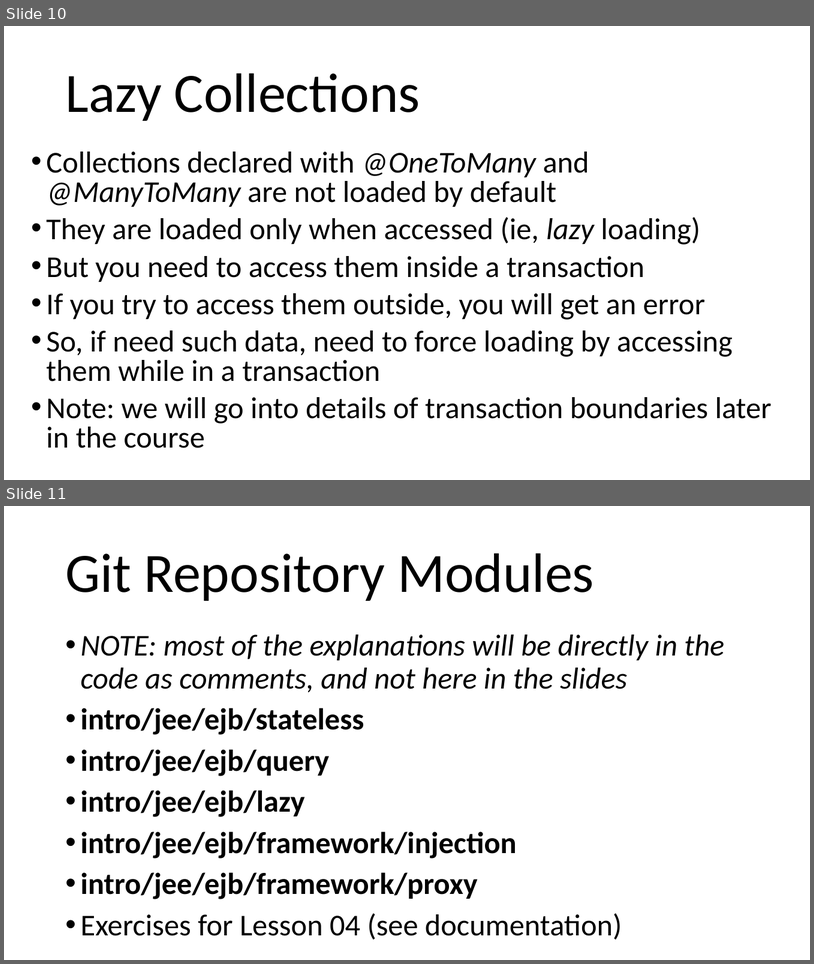
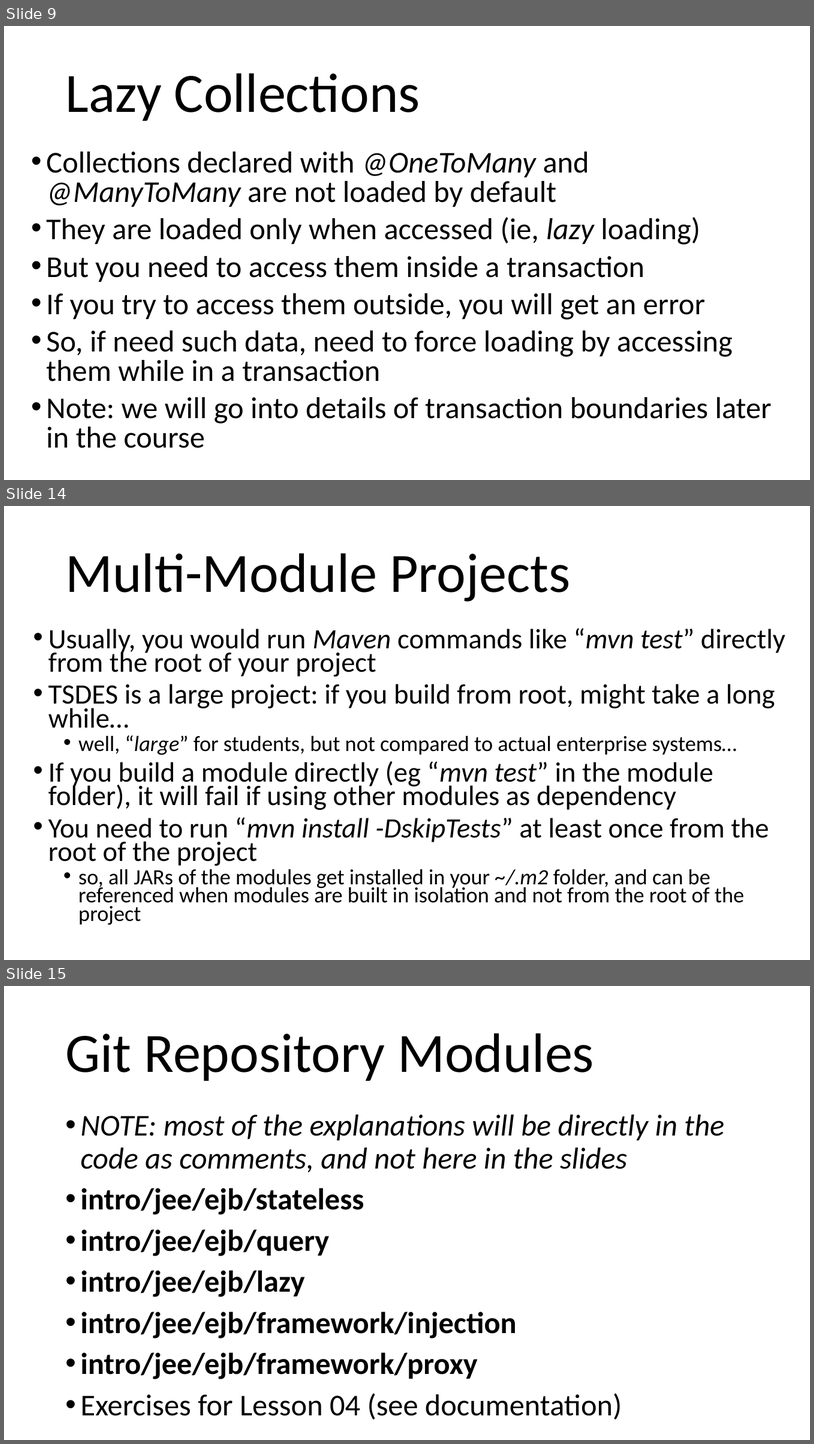
Before and after one commit to arcuri82/testing_security_development_enterprise_systems, a slide deck: doc/intro/slides/lesson_04_ejb.pptx. Shown one above the other, each under a label of ours: slides 10 and 11 before the commit, slides 9, 14 and 15 after it; the slides between them are not shown. The pictures are 814x964 and 814x1444 pixels, drawn with LibreOffice and Linux fonts; fonts in the diff are those of the drawing. Boxes give left, top, right and bottom in pixels: in the first picture for what was removed or moved away, otherwise in the second. Text is boxed around its words. In the diff, an @@ line names an element or a change of style, - is before the commit and + after.

```diff
--- a/doc/intro/slides/lesson_04_ejb.pptx
+++ b/doc/intro/slides/lesson_04_ejb.pptx
@@ slide 14 added at box(4, 506, 810, 960), background #FFFFFF @@
@@ title added at box(65, 553, 570, 601), 66 pt, text #000000 @@
+Multi-Module Projects
@@ text added at box(48, 628, 786, 925), 33.3 pt, text #000000 @@
+• Usually, you would run Maven commands like “mvn test” directly from the root of your project
+• TSDES is a large project: if you build from root, might take a long while…
+  • well, “large” for students, but not compared to actual enterprise systems…
+• If you build a module directly (eg “mvn test” in the module folder), it will fail if using other modules as dependency
+• You need to run “mvn install -DskipTests” at least once from the root of the project
+  • so, all JARs of the modules get installed in your ~/.m2 folder, and can be referenced when modules are built in isolation and not from the root of the project
@@ what was slide 10 is now slide 9 @@
@@ what was slide 11 is now slide 15 @@
```
Also in this commit, not shown: 2 slides changed, 4 other slides added, 1 slide removed, 4 other files.
